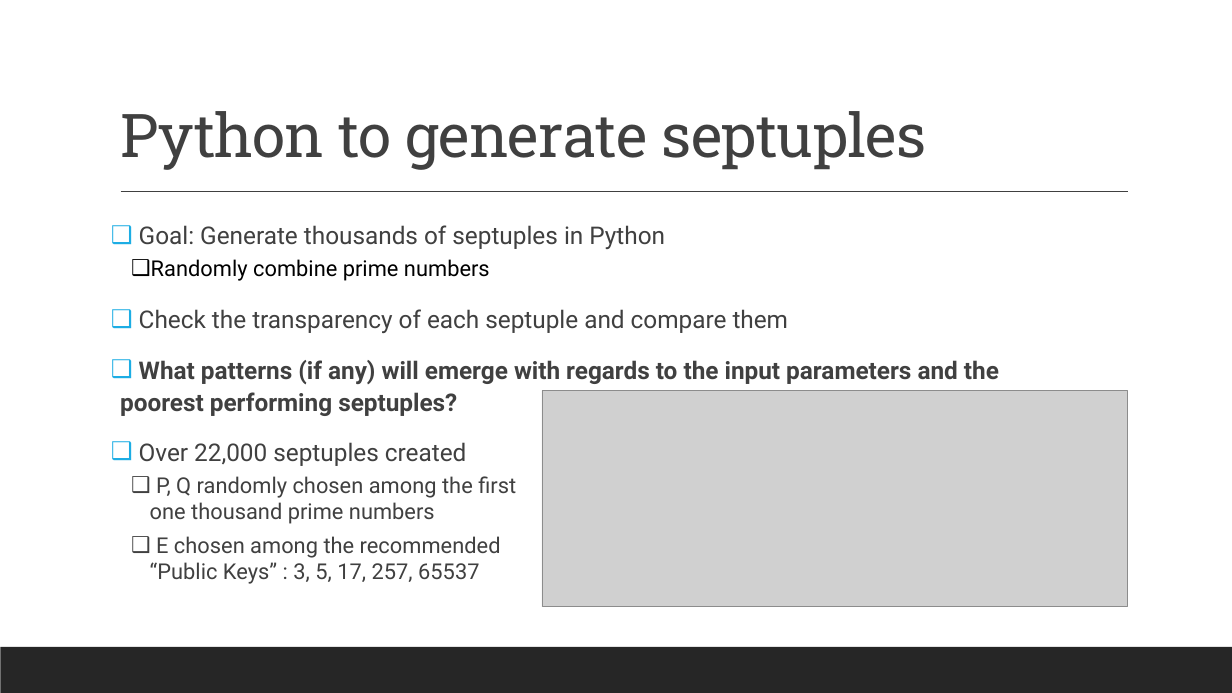
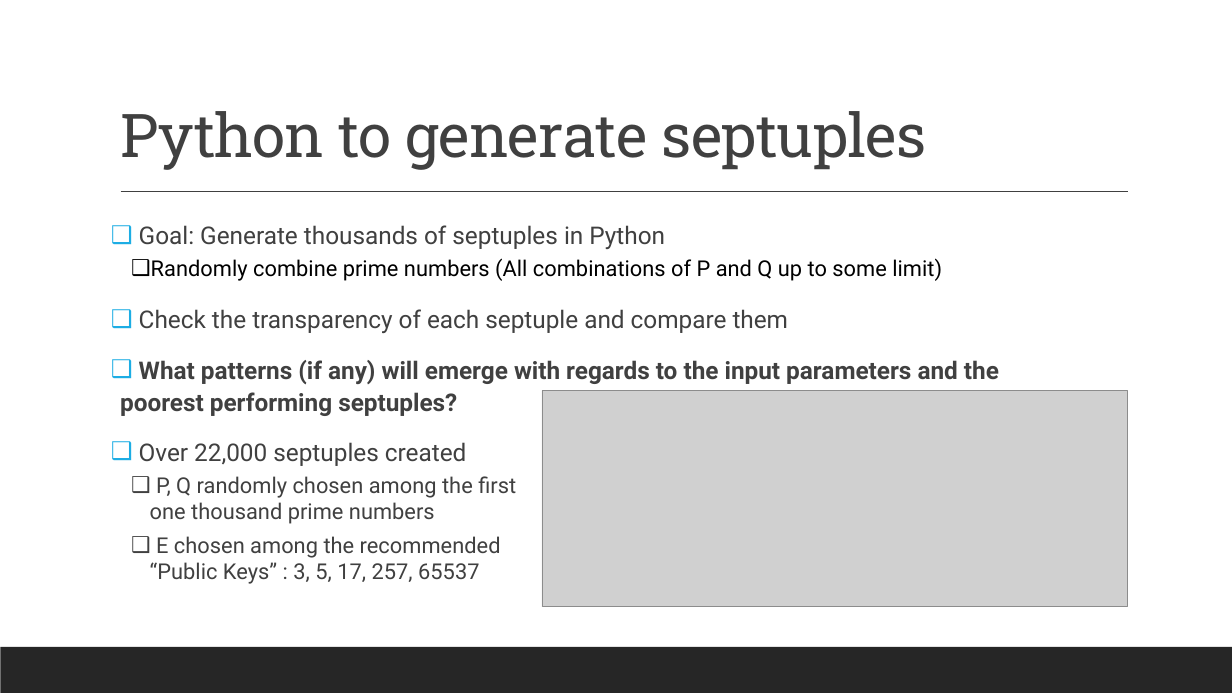
Before and after one commit to aronjschwartz/RSA_Encryption, a slide deck: slide 11 of RSA_Presentations/RSA_Research_Presentation_AronSchwartz.pptx. Drawn at 1232x693 pixels with LibreOffice and Linux fonts; fonts in the diff are those of the drawing; grey boxes stand for pictures. Boxes give left, top, right and bottom in pixels: in the first picture for what was removed or moved away, otherwise in the second. Text is boxed around its words. In the diff, an @@ line names an element or a change of style, - is before the commit and + after.

```diff
--- a/RSA_Presentations/RSA_Research_Presentation_AronSchwartz.pptx
+++ b/RSA_Presentations/RSA_Research_Presentation_AronSchwartz.pptx
@@ text at (151,258,942,281): text changed @@
-  ❑ Randomly combine prime numbers
+  ❑ Randomly combine prime numbers (All combinations of P and Q up to some limit)
```
Also in this commit, not shown: 11 other slides changed, 1 slide removed.
